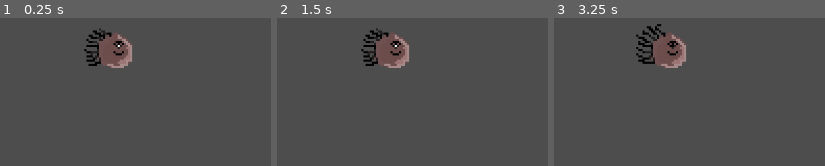
Above: before the commit, frames 1-3 (left to right).
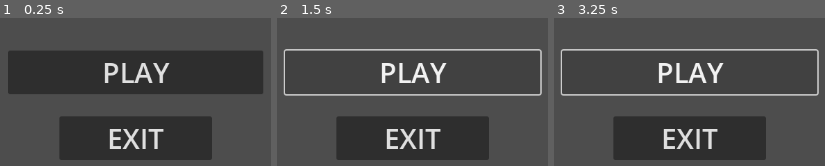
Above: after the commit, the same moments.

Repository: Pyraven-001/porcupine-ricochet
Game: Godot game, scene res://scenes/main_scene.tscn
The game is run twice, just before and just after one commit, with the same random seed, the same clock (stepped at 60 frames per second) and the same inputs.
Inputs (mouse positions are in pixels of both pictures, inside the frame that each line leads up to):
- Up to frame 1 (0.25 s): no input
- Up to frame 2 (1.5 s): click (412, 72) at 0.5 s, where only the run after the commit has a clickable "PLAY"; click (412, 72) at 1.25 s, where only the run after the commit has a clickable "PLAY"
- Up to frame 3 (3.25 s): tap Enter (ui_accept) at 2, 2.1, 2.27, 2.57, 2.75, 2.85, 3.02 s; hold Right (ui_right) from 2.03 s (still down)

The runs differ from the first frame. In frame 1, 45% of the frame differs, in the area x 2-98%, y 6-96%; in frame 2, 23%; in frame 3, 23%.

Commit message:
third commit

Diff:
--- a/scenes/main_scene.tscn
+++ b/scenes/main_scene.tscn
@@ -1,20 +1,19 @@
-[gd_scene load_steps=3 format=3 uid="uid://mvrtuen4fwq4"]
-
-[ext_resource type="PackedScene" uid="uid://dnv2kp81d01k1" path="res://scenes/porcupine.tscn" id="1_js4c1"]
-
-[sub_resource type="RectangleShape2D" id="RectangleShape2D_6jwoe"]
-size = Vector2(1163, 112)
+[gd_scene format=3 uid="uid://mvrtuen4fwq4"]
 
 [node name="Main Scene" type="Node2D"]
 
-[node name="RigidBody2D" type="RigidBody2D" parent="."]
+[node name="PlayButton" type="Button" parent="."]
+offset_left = 424.0
+offset_top = 314.0
+offset_right = 792.0
+offset_bottom = 377.0
+theme_override_font_sizes/font_size = 40
+text = "PLAY"
 
-[node name="CollisionShape2D" type="CollisionShape2D" parent="RigidBody2D"]
-position = Vector2(584, 681)
-shape = SubResource("RectangleShape2D_6jwoe")
-
-[node name="Porcupine" parent="." instance=ExtResource("1_js4c1")]
-position = Vector2(425, 593)
-
-[node name="Camera2D" type="Camera2D" parent="Porcupine"]
-zoom = Vector2(3, 3)
+[node name="Button2" type="Button" parent="."]
+offset_left = 498.0
+offset_top = 409.0
+offset_right = 718.0
+offset_bottom = 472.0
+theme_override_font_sizes/font_size = 40
+text = "EXIT"
--- a/scenes/porcupine.gd
+++ b/scenes/porcupine.gd
@@ -1,25 +1,25 @@
 extends CharacterBody2D
 
+@onready var animated_sprite_2d: AnimatedSprite2D = $AnimatedSprite2D
+@onready var collision_shape_2d: CollisionShape2D = $CollisionShape2D
 
-const SPEED = 300.0
-const JUMP_VELOCITY = -400.0
+@export var max_speed: float = 3.0
+@export var jump_force: float = 250.0
 
+var gravity: float = GameManager.get_gravity()
+var speed: float = 100.0
+
+enum State { IDLE, JUMP, WALK }
+var state: State = State.IDLE
+
+func idle() -> void:
+	pass
+
+func _ready():
+	pass
 
 func _physics_process(delta: float) -> void:
-	# Add the gravity.
-	if not is_on_floor():
-		velocity += get_gravity() * delta
+	pass
 
-	# Handle jump.
-	if Input.is_action_just_pressed("ui_accept") and is_on_floor():
-		velocity.y = JUMP_VELOCITY
-
-	# Get the input direction and handle the movement/deceleration.
-	# As good practice, you should replace UI actions with custom gameplay actions.
-	var direction := Input.get_axis("ui_left", "ui_right")
-	if direction:
-		velocity.x = direction * SPEED
-	else:
-		velocity.x = move_toward(velocity.x, 0, SPEED)
-
-	move_and_slide()
+func _process(delta: float) -> void:
+	pass
--- a/sripts/GameManager.gd
+++ b/sripts/GameManager.gd
@@ -1,3 +1,9 @@
 extends Node
 
 var gravity: float = 1000.0
+
+func set_gravity(value: float) -> void:
+	gravity = value
+
+func get_gravity() -> float:
+	return gravity
